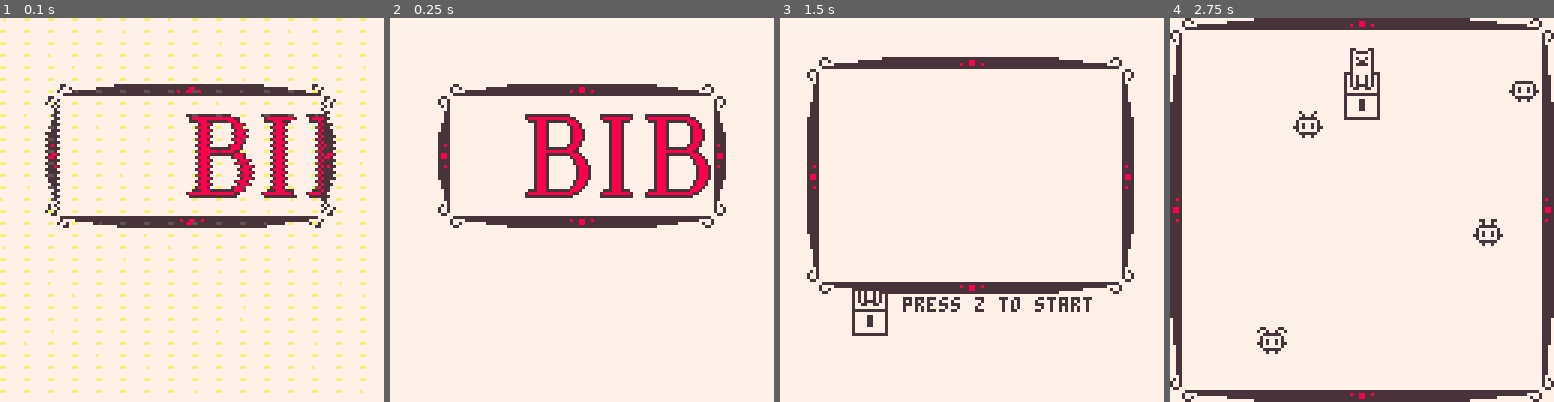
Above: before the commit, frames 1-4 (left to right).
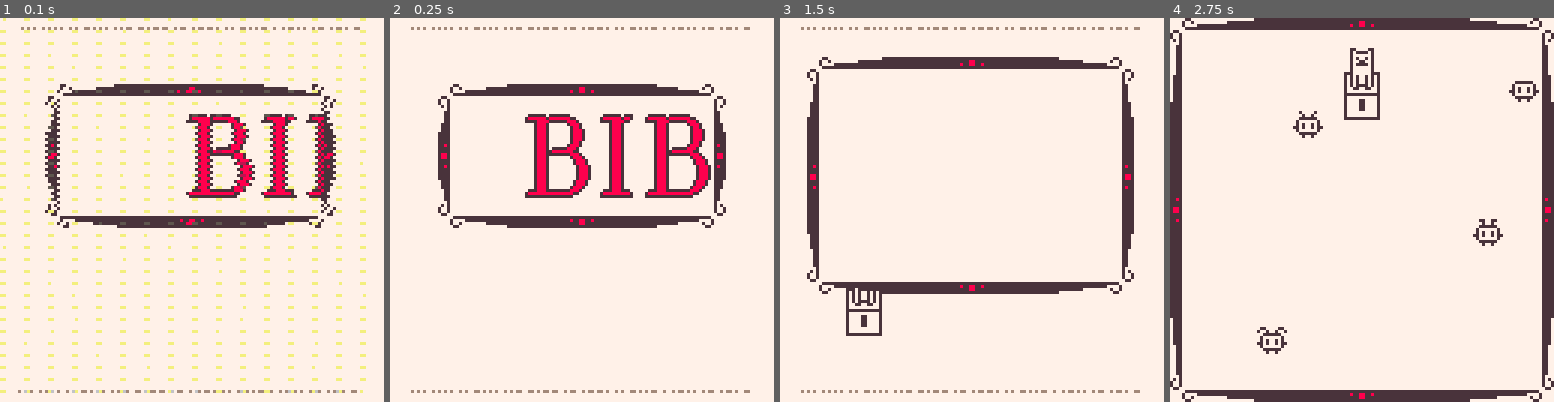
Above: after the commit, the same moments.

Repository: yurkth/BIB
Game: PICO-8 cartridge bib.p8
The game is run twice, just before and just after one commit, with the same random seed, the same clock (stepped at 60 frames per second) and the same inputs.
Inputs:
- Up to frame 1 (0.1 s): no input
- Up to frame 2 (0.25 s): no input
- Up to frame 3 (1.5 s): tap O (Z key) at 0.7 s
- Up to frame 4 (2.75 s): tap O (Z key) at 1.7, 2.1, 2.5 s

The runs differ from the first frame. In frame 1, 0.8% of the frame differs, in the area x 4-94%, y 2-98%; in frame 2, 0.8%; in frame 3, 2.0%, in the area x 5-94%, y 2-98%; in frame 4, nothing differs.

Commit message:
Updated title

Diff:
--- a/bib.p8
+++ b/bib.p8
@@ -24,19 +24,22 @@
  init=function()
 	 anim=0
 	 fx0=16 fy0=22 fx1=fx0+95 fy1=fy0+47
-	 ttl=75
+	 offt=75
+	 msgf=0
+	 code="111011110110211101120212201201221011021120101211012012102"
  end,
  update=function()
+  msgf=(msgf+1)%40
   if anim==0 then
-   ttl=lerp(ttl,0,.2)
-   if (flr(ttl)==0) anim=1
+   offt=lerp(offt,0,.2)
+   if (flr(offt)==0) anim=1
   elseif anim==1 then
    anim=2
   elseif anim==2 and btn(🅾️) then
    anim=3
   elseif anim==3 then
-   ttl=lerp(ttl,-75,.2)
-   if (flr(ttl)==-75) anim=4
+   offt=lerp(offt,-75,.2)
+   if (flr(offt)==-75) anim=4
   elseif anim==4 then
 	  fx0=lerp(fx0,0,.15)
 	  fy0=lerp(fy0,0,.15)
@@ -47,22 +50,24 @@
  end,
  draw=function()
   cls(7)
-  spr12(1,24,82,1,2)
-  print("press z to start",41,93,5)
+  morse(code,7,3)
+  morse(code,7,124)
+  spr12(1,22,82,1,2)
+  print("press 🅾️ to start",39,93,msgf>=20 and 5 or 7)
   if anim<2 then
-   if (anim==1) fillp(0b0101101001011010.1)
-   rectfill(24,82,103,105,7)
+   if (anim==1) fillp(0x5a5a.8)
+   rectfill(22,82,105,105,7)
    fillp()
   end
   frame(fx0,fy0,fx1,fy1)
-  if ttl<75 and ttl>-74 then
-   local offx=fx0+ttl+17
+  if offt<75 and offt>-74 then
+   local offx=fx0+offt+17
    local offy=fy0+10
-	  sspr(96,0,7,28,offx,offy) -- b1
-	  sspr(107,0,15,28,offx+7,offy) -- b2
+	  sspr(96,0,8,28,offx,offy) -- b1
+	  sspr(107,0,14,28,offx+8,offy) -- b2
 	  sspr(96,0,11,28,offx+25,offy) -- i
-	  sspr(96,0,7,28,offx+40,offy) -- b1
-	  sspr(107,0,15,28,offx+47,offy) --b2
+	  sspr(96,0,8,28,offx+40,offy) -- b1
+	  sspr(107,0,14,28,offx+48,offy) --b2
   end
  end
 }
@@ -99,6 +104,17 @@
 
 function lerp(s,e,t)
  return s+(e-s)*t
+end
+
+function morse(str,dx,dy)
+ local x=dx
+ for i=1,#str do
+  local s=sub(str,i,i)
+  if (s!="0") then
+   line(x,dy,x+s-1,dy,6)
+  end
+  x+=1+s
+ end
 end
 
 function frame(x0,y0,x1,y1)
Not shown, changed: 28 lines of the sprite sheet (__gfx__) section of bib.p8
